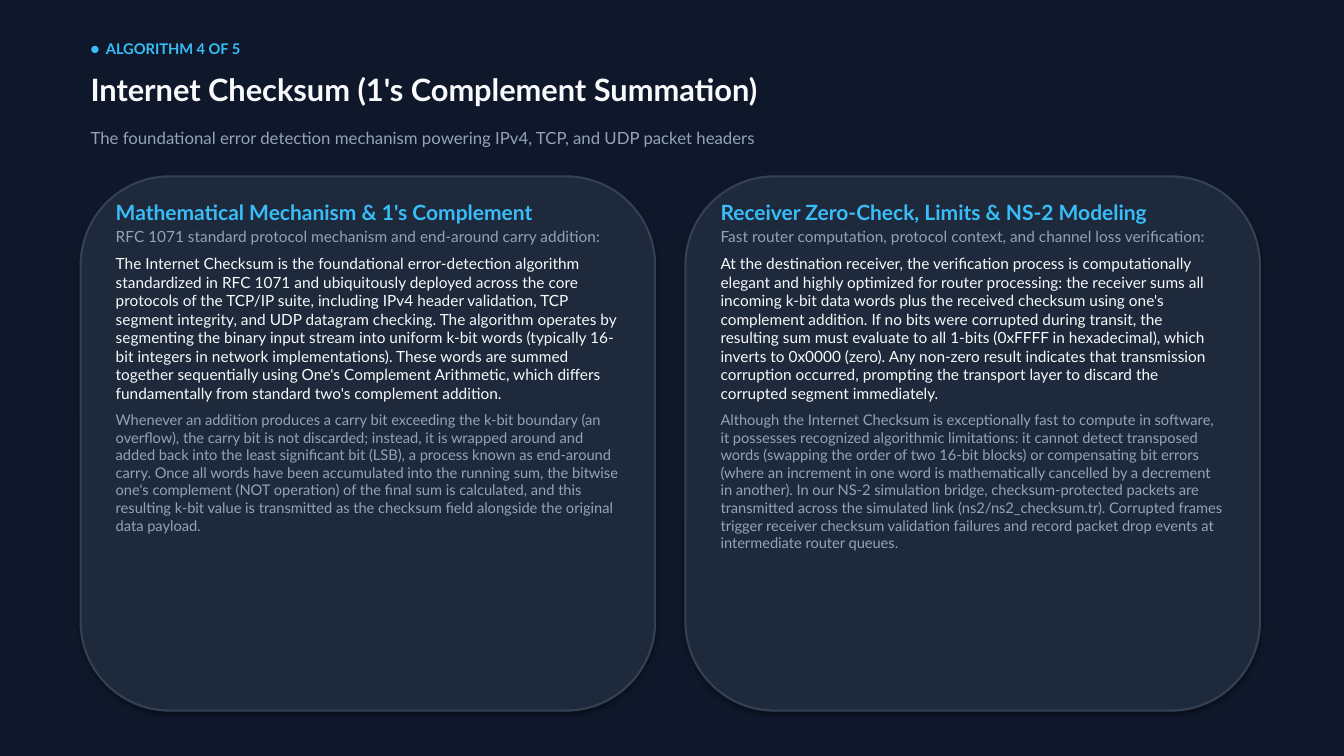
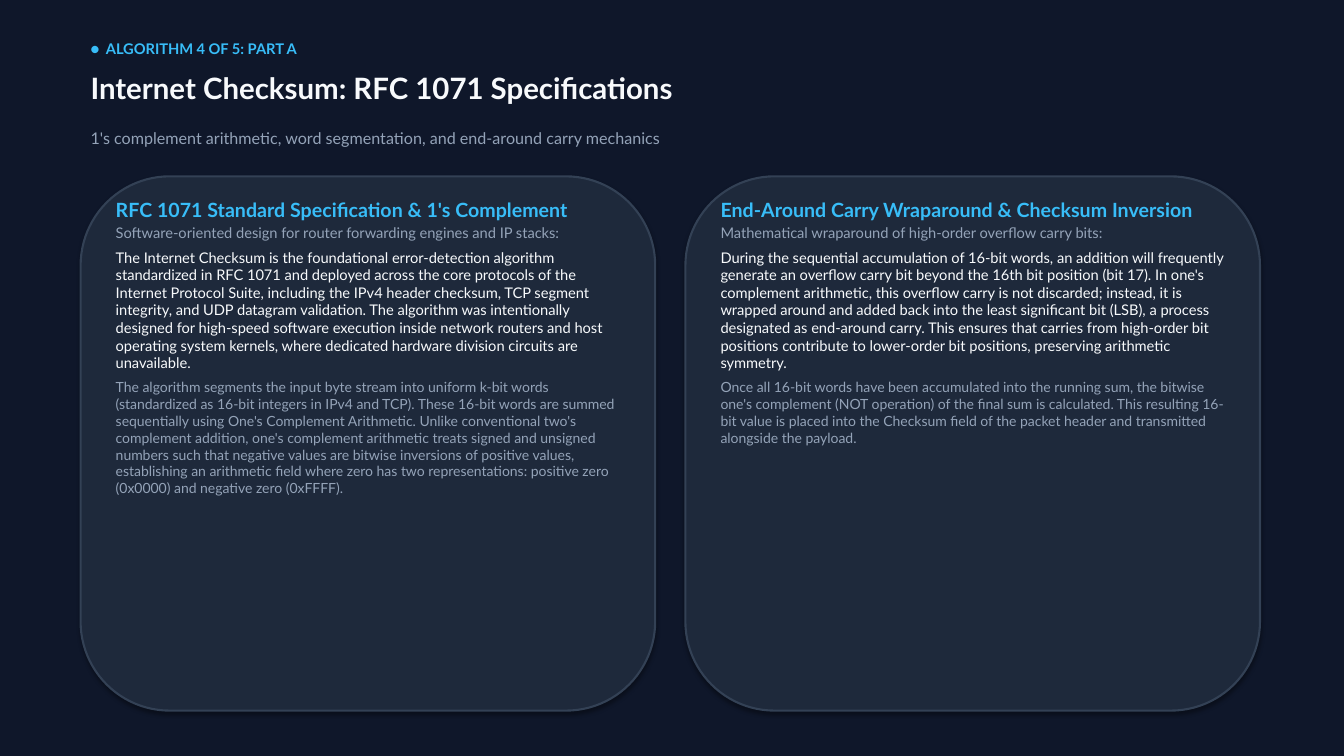
Before and after one commit to Amanyadav201205/errordetection, a slide deck: slide 10 of Error_Detection_and_Correction_Presentation.pptx (slide 7 before the commit). Drawn at 1344x756 pixels with LibreOffice and Linux fonts; fonts in the diff are those of the drawing. Boxes give left, top, right and bottom in pixels: in the first picture for what was removed or moved away, otherwise in the second. Text is boxed around its words. In the diff, an @@ line names an element or a change of style, - is before the commit and + after.

Commit message:
Expand presentation to 18-slide master edition with exhaustive explanations and dedicated theory & NS-2 slides for each technique

```diff
--- a/Error_Detection_and_Correction_Presentation.pptx
+++ b/Error_Detection_and_Correction_Presentation.pptx
@@ text at box(106, 43, 297, 54): text changed @@
-● ALGORITHM 4 OF 5
+● ALGORITHM 4 OF 5: PART A
@@ text at box(91, 77, 673, 104): text changed; size 22 to 21 pt @@
-Internet Checksum (1's Complement Summation)
+Internet Checksum: RFC 1071 Specifications
@@ text at box(91, 132, 660, 147): text changed; size 12 to 11.5 pt @@
-The foundational error detection mechanism powering IPv4, TCP, and UDP packet headers
+1's complement arithmetic, word segmentation, and end-around carry mechanics
@@ text at box(116, 202, 615, 496): text changed; size 11 to 10.5 pt; text colour #F8FAFC to #94A3B8 @@
-Mathematical Mechanism & 1's Complement
-RFC 1071 standard protocol mechanism and end-around carry addition:
-The Internet Checksum is the foundational error-detection algorithm standardized in RFC 1071 and ubiquitously deployed across the core protocols of the TCP/IP suite, including IPv4 header validation, TCP segment integrity, and UDP datagram checking. The algorithm operates by segmenting the binary input stream into uniform k-bit words (typically 16-bit integers in network implementations). These words are summed together sequentially using One's Complement Arithmetic, which differs fundamentally from standard two's complement addition.
-Whenever an addition produces a carry bit exceeding the k-bit boundary (an overflow), the carry bit is not discarded; instead, it is wrapped around and added back into the least significant bit (LSB), a process known as end-around carry. Once all words have been accumulated into the running sum, the bitwise one's complement (NOT operation) of the final sum is calculated, and this resulting k-bit value is transmitted as the checksum field alongside the original data payload.
+RFC 1071 Standard Specification & 1's Complement
+Software-oriented design for router forwarding engines and IP stacks:
+The Internet Checksum is the foundational error-detection algorithm standardized in RFC 1071 and deployed across the core protocols of the Internet Protocol Suite, including the IPv4 header checksum, TCP segment integrity, and UDP datagram validation. The algorithm was intentionally designed for high-speed software execution inside network routers and host operating system kernels, where dedicated hardware division circuits are unavailable.
+The algorithm segments the input byte stream into uniform k-bit words (standardized as 16-bit integers in IPv4 and TCP). These 16-bit words are summed sequentially using One's Complement Arithmetic. Unlike conventional two's complement addition, one's complement arithmetic treats signed and unsigned numbers such that negative values are bitwise inversions of positive values, establishing an arithmetic field where zero has two representations: positive zero (0x0000) and negative zero (0xFFFF).
@@ text at box(721, 202, 1224, 446): text changed; size 11 to 10.5 pt; text colour #94A3B8 to #F8FAFC @@
-Receiver Zero-Check, Limits & NS-2 Modeling
-Fast router computation, protocol context, and channel loss verification:
-At the destination receiver, the verification process is computationally elegant and highly optimized for router processing: the receiver sums all incoming k-bit data words plus the received checksum using one's complement addition. If no bits were corrupted during transit, the resulting sum must evaluate to all 1-bits (0xFFFF in hexadecimal), which inverts to 0x0000 (zero). Any non-zero result indicates that transmission corruption occurred, prompting the transport layer to discard the corrupted segment immediately.
-Although the Internet Checksum is exceptionally fast to compute in software, it possesses recognized algorithmic limitations: it cannot detect transposed words (swapping the order of two 16-bit blocks) or compensating bit errors (where an increment in one word is mathematically cancelled by a decrement in another). In our NS-2 simulation bridge, checksum-protected packets are transmitted across the simulated link (ns2/ns2_checksum.tr). Corrupted frames trigger receiver checksum validation failures and record packet drop events at intermediate router queues.
+End-Around Carry Wraparound & Checksum Inversion
+Mathematical wraparound of high-order overflow carry bits:
+During the sequential accumulation of 16-bit words, an addition will frequently generate an overflow carry bit beyond the 16th bit position (bit 17). In one's complement arithmetic, this overflow carry is not discarded; instead, it is wrapped around and added back into the least significant bit (LSB), a process designated as end-around carry. This ensures that carries from high-order bit positions contribute to lower-order bit positions, preserving arithmetic symmetry.
+Once all 16-bit words have been accumulated into the running sum, the bitwise one's complement (NOT operation) of the final sum is calculated. This resulting 16-bit value is placed into the Checksum field of the packet header and transmitted alongside the payload.
```
Also in this commit, not shown: 11 other slides changed, 6 slides added, 6 other files.
